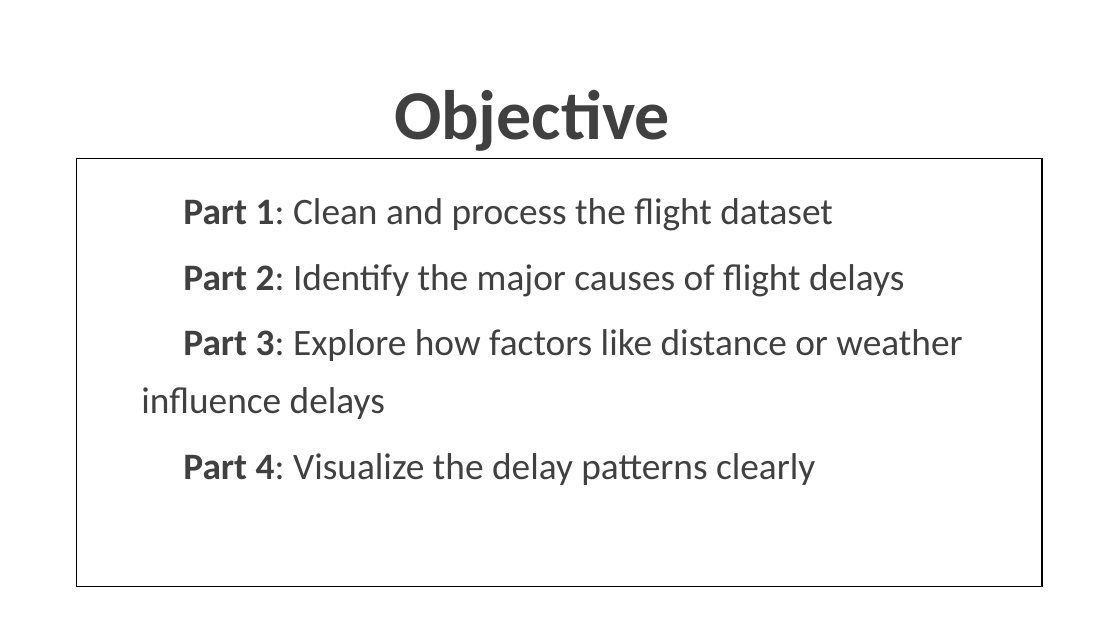
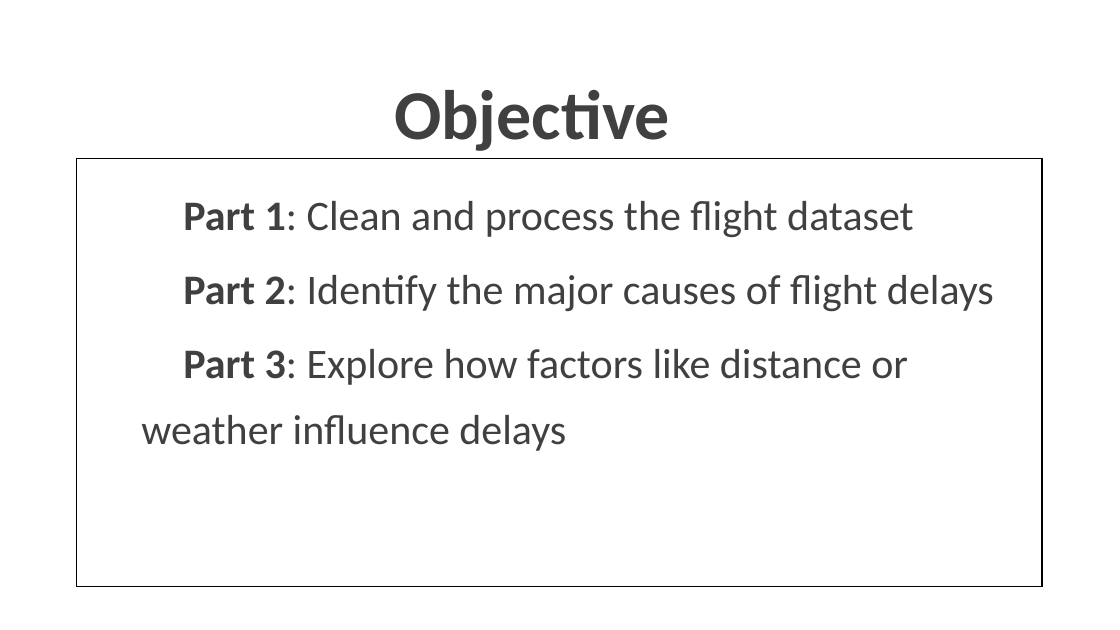
Before and after one commit to McLight-Note/Data_Process_Programming, a slide deck: slide 2 of Final_Project.pptx. Drawn at 1120x630 pixels with LibreOffice and Linux fonts; fonts in the diff are those of the drawing; background and template pictures are left out. Boxes give left, top, right and bottom in pixels: in the first picture for what was removed or moved away, otherwise in the second. Text is boxed around its words. In the diff, an @@ line names an element or a change of style, - is before the commit and + after.

```diff
--- a/Final_Project.pptx
+++ b/Final_Project.pptx
@@ text "Part 1: Clean and process ..." at box(141, 201, 994, 451): size 32 to 36 pt @@
@@ text at box(183, 453, 815, 485): paragraph removed @@
-  Part 4: Visualize the delay patterns clearly
```
Also in this commit, not shown: 7 other files.
